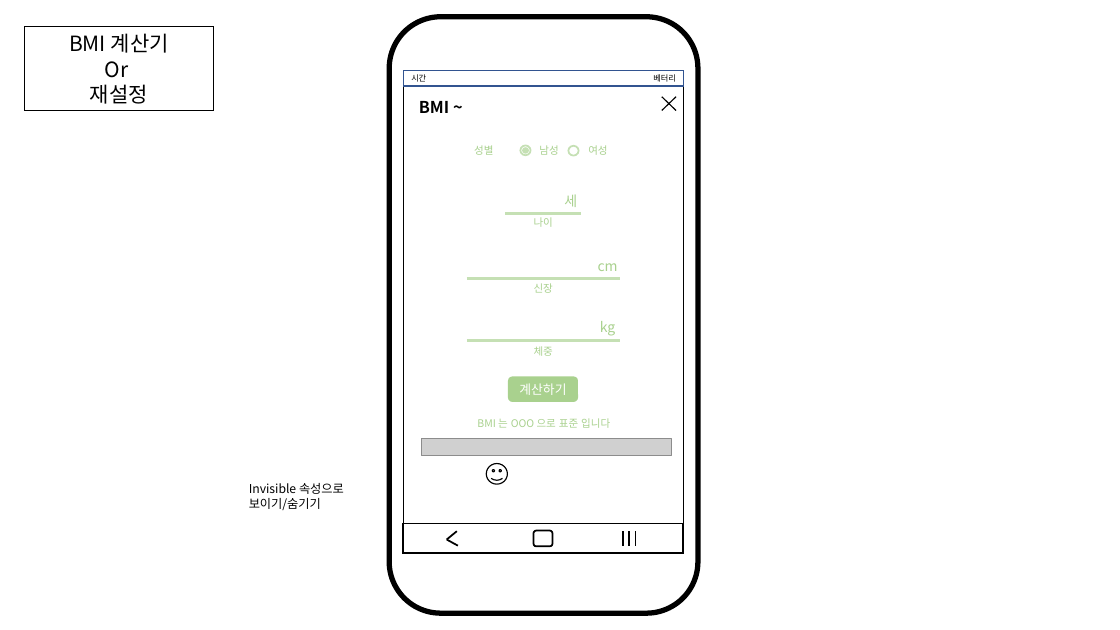
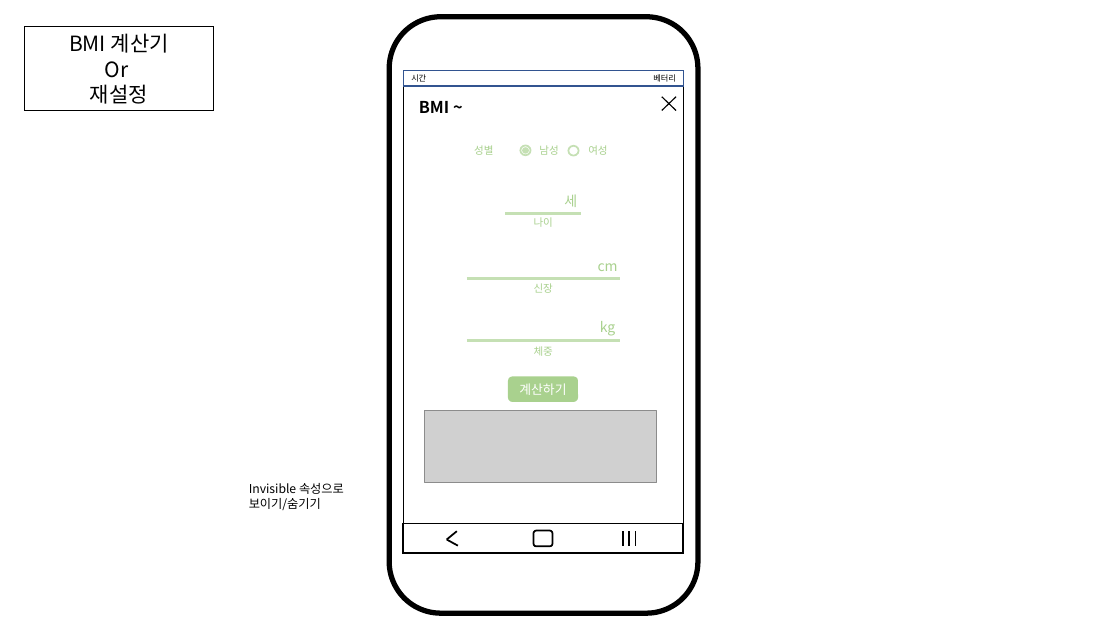
Before and after one commit to minsik2434/hs_CapstoneDesign, a slide deck: slide 13 of 구상도 ver2.pptx. Drawn at 1120x630 pixels with LibreOffice and Linux fonts; fonts in the diff are those of the drawing; grey boxes stand for pictures. Boxes give left, top, right and bottom in pixels: in the first picture for what was removed or moved away, otherwise in the second. Text is boxed around its words. In the diff, an @@ line names an element or a change of style, - is before the commit and + after.

```diff
--- a/구상도 ver2.pptx
+++ b/구상도 ver2.pptx
@@ picture added at (425,410,657,482) @@
@@ text removed at (477,418,610,428) @@
-BMI 는 OOO 으로 표준 입니다
@@ picture removed at (422,439,672,456) @@
@@ smiley face removed at (486,464,507,485) @@
```
Also in this commit, not shown: 2 other slides changed.
